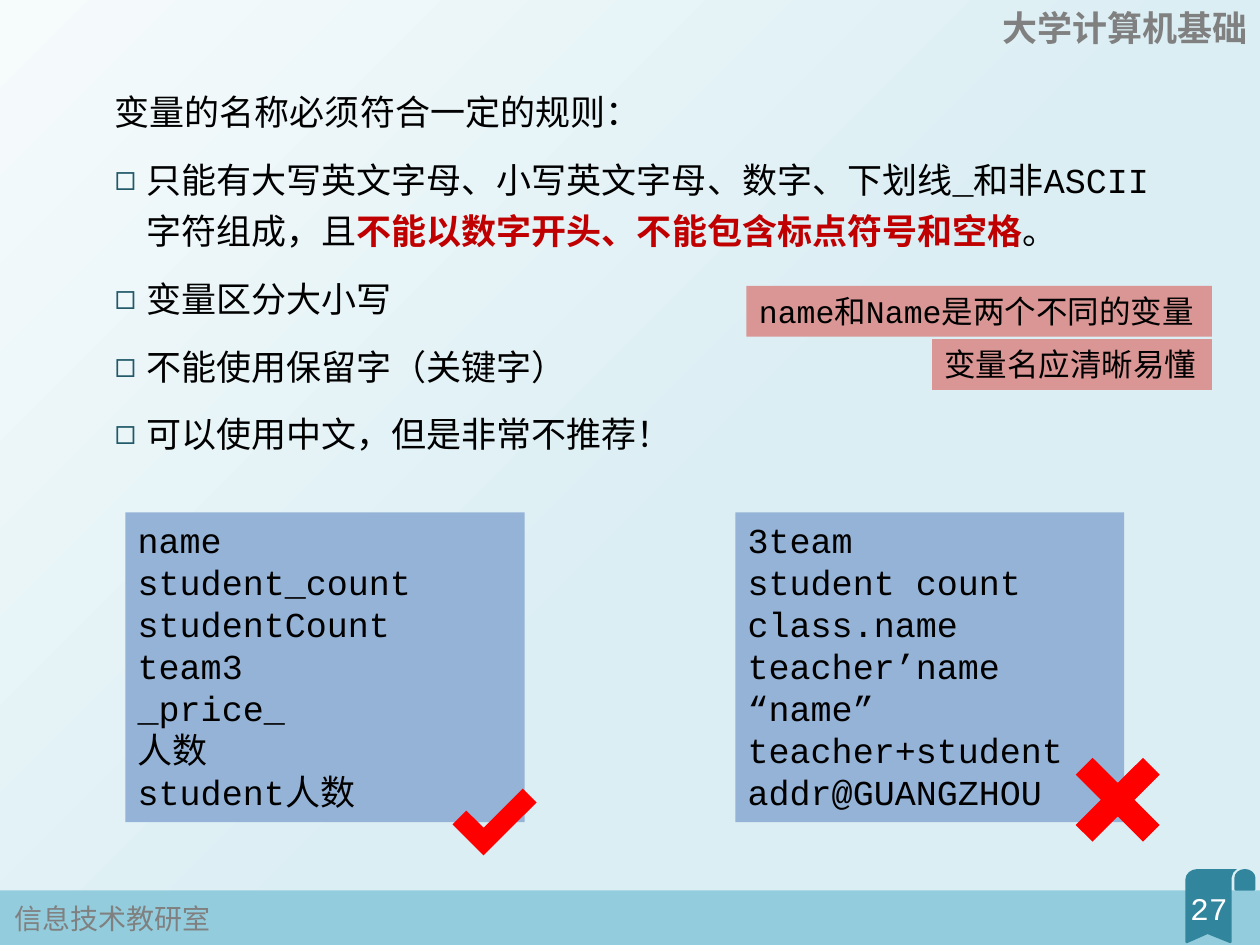
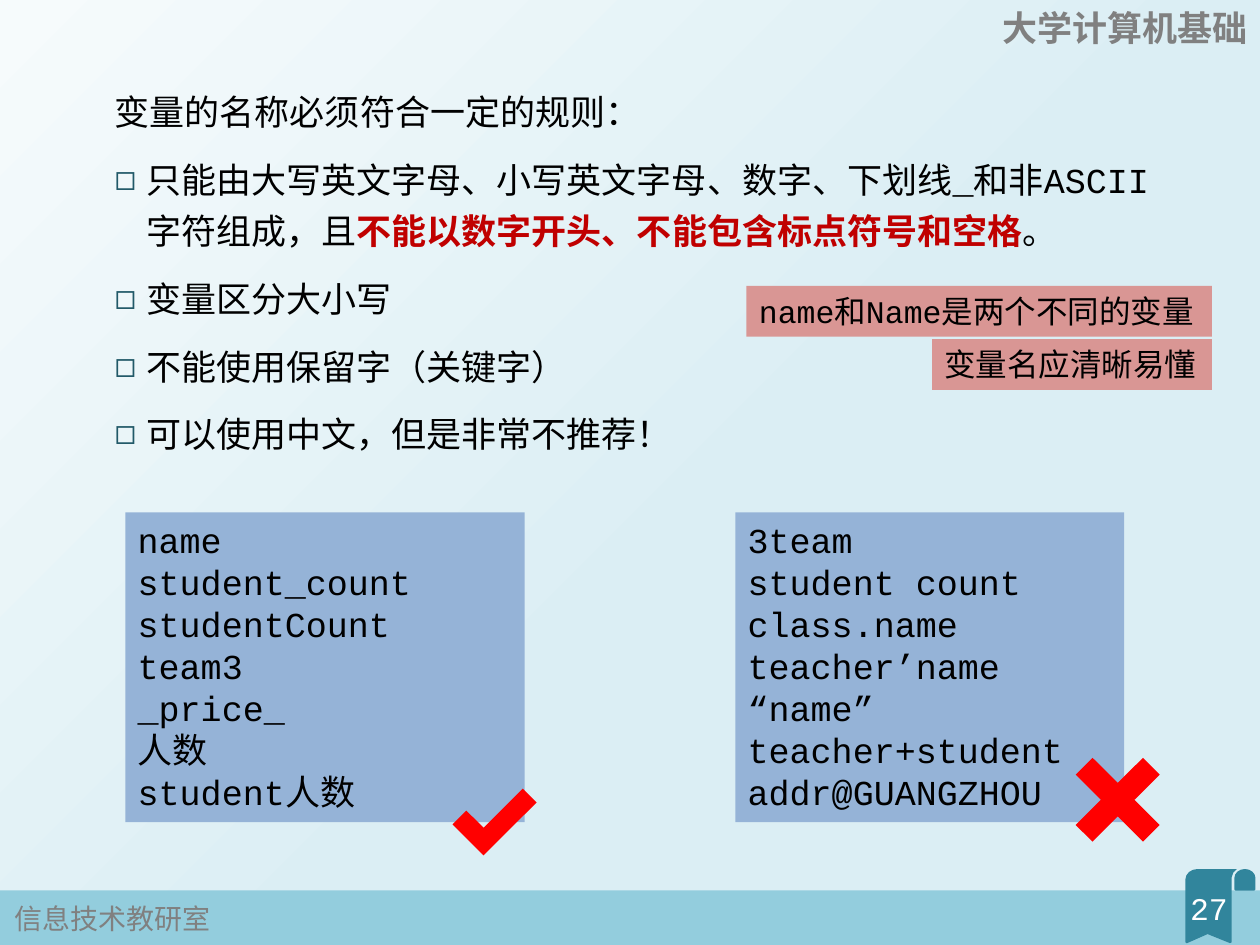
Before and after one commit to fjzfmxd/-, a slide deck: slide 27 of 1Python基本元素/幻灯片.pptx. Drawn at 1260x945 pixels with LibreOffice and Linux fonts; fonts in the diff are those of the drawing. Boxes give left, top, right and bottom in pixels: in the first picture for what was removed or moved away, otherwise in the second. Text is boxed around its words. In the diff, an @@ line names an element or a change of style, - is before the commit and + after.

```diff
--- a/1Python基本元素/幻灯片.pptx
+++ b/1Python基本元素/幻灯片.pptx
@@ text at <box>146,163,1149,248</box>: text changed @@
-◻ 只能有大写英文字母、小写英文字母、数字、下划线_和非ASCII字符组成，且不能以数字开头、不能包含标点符号和空格。
+◻ 只能由大写英文字母、小写英文字母、数字、下划线_和非ASCII字符组成，且不能以数字开头、不能包含标点符号和空格。
```
Also in this commit, not shown: 4 other files.
